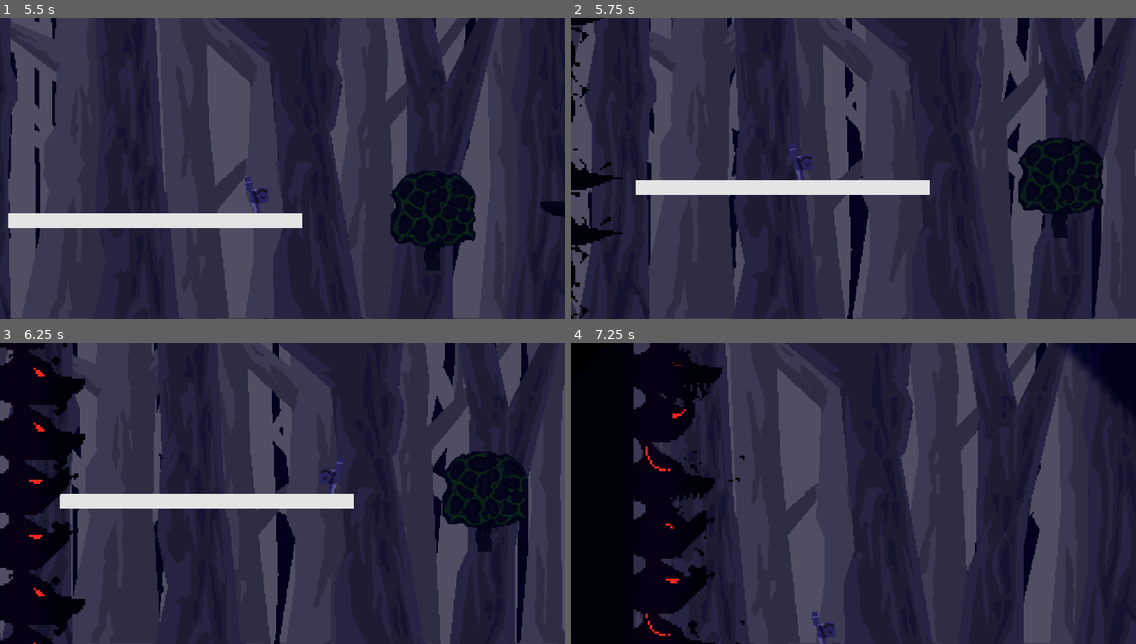
Above: before the commit, frames 1-4 (two rows, left to right).
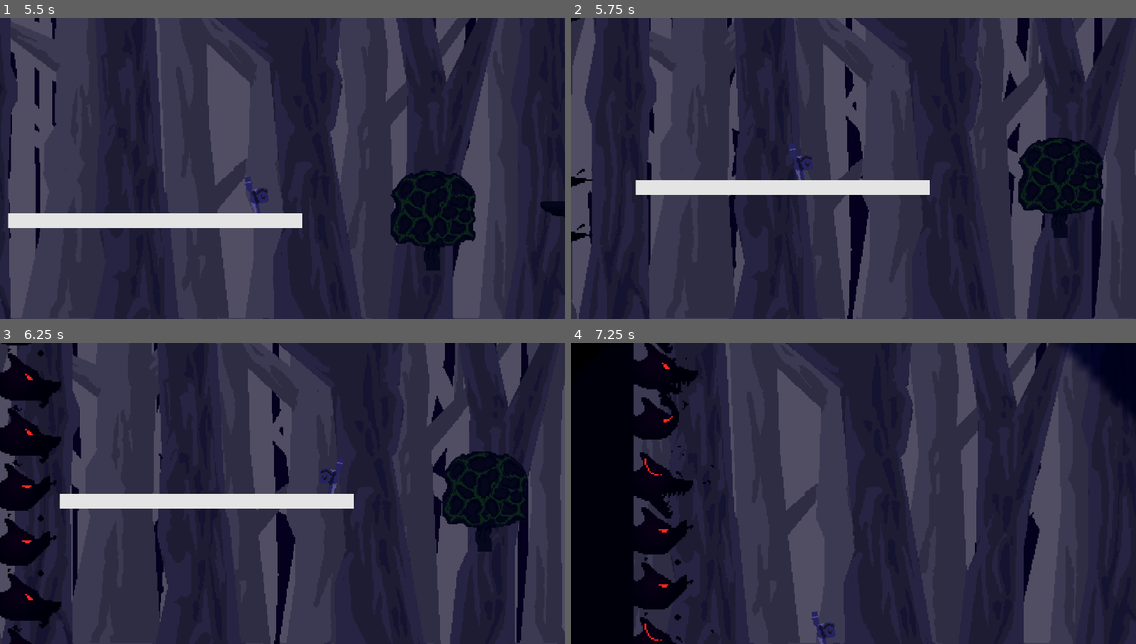
Above: after the commit, the same moments.

Repository: Awesum-Possum/OrbitalGameJam6
Game: Godot game, scene res://main.tscn
Same seed, same stepped clock (60 frames per second), same inputs: the game is played once before the commit and once after it.
Inputs (mouse positions are in pixels of both pictures, inside the frame that each line leads up to):
- Up to frame 1 (5.5 s): tap Enter (string_released) at 0.5, 1.35, 2.85, 5.1 s; move the mouse to (406, 153) at 0.52 s; hold D (walk_right) 0.53-2.03 s; click (406, 153) at 0.6 s; tap W (jump) at 0.77, 1.52, 3.02, 4.52, 5.27 s; move the mouse to (169, 183) at 1.27 s; move the mouse to (339, 102) at 2.02 s; hold A (walk_left) 2.03-2.78 s; click (339, 102) at 2.1 s; move the mouse to (254, 228) at 2.77 s; hold D (walk_right) 2.78-3.5 s; click "Restart" at 3.5 s; move the mouse to (452, 213) at 4.27 s; hold D (walk_right) 4.28-5.03 s; click (452, 213) at 4.35 s; move the mouse to (113, 123) at 5.02 s; hold A (walk_left) from 5.03 s (still down)
- Up to frame 2 (5.75 s): keep holding A (walk_left)
- Up to frame 3 (6.25 s): move the mouse to (310, 493) at 5.77 s; release A (walk_left) at 5.78 s; hold D (walk_right) from 5.78 s (still down); click (310, 493) at 5.85 s
- Up to frame 4 (7.25 s): move the mouse to (768, 418) at 6.52 s; release D (walk_right) at 6.53 s; hold A (walk_left) from 6.53 s (still down); tap Enter (string_released) at 6.6 s; tap W (jump) at 6.77 s

Frame 1 is identical in both runs. In frame 2, 1.2% of the frame differs, in the area x 0-10%, y 0-100%; in frame 3, 5.0%, in the area x 0-16%, y 0-100%; in frame 4, 4.7%.

Commit message:
Reset weird scaling

Diff:
--- a/doggo.tscn
+++ b/doggo.tscn
@@ -63,8 +63,7 @@
 [node name="Doggo" type="AnimatedSprite2D"]
 texture_filter = 1
 texture_repeat = 2
-position = Vector2(29, 5)
-scale = Vector2(1.42982, 1.39062)
+position = Vector2(22, 5)
 sprite_frames = SubResource("SpriteFrames_yq0fs")
 autoplay = "default"
 speed_scale = 2.0
Not shown: 1 places in doggo.tscn that only renumber resources
